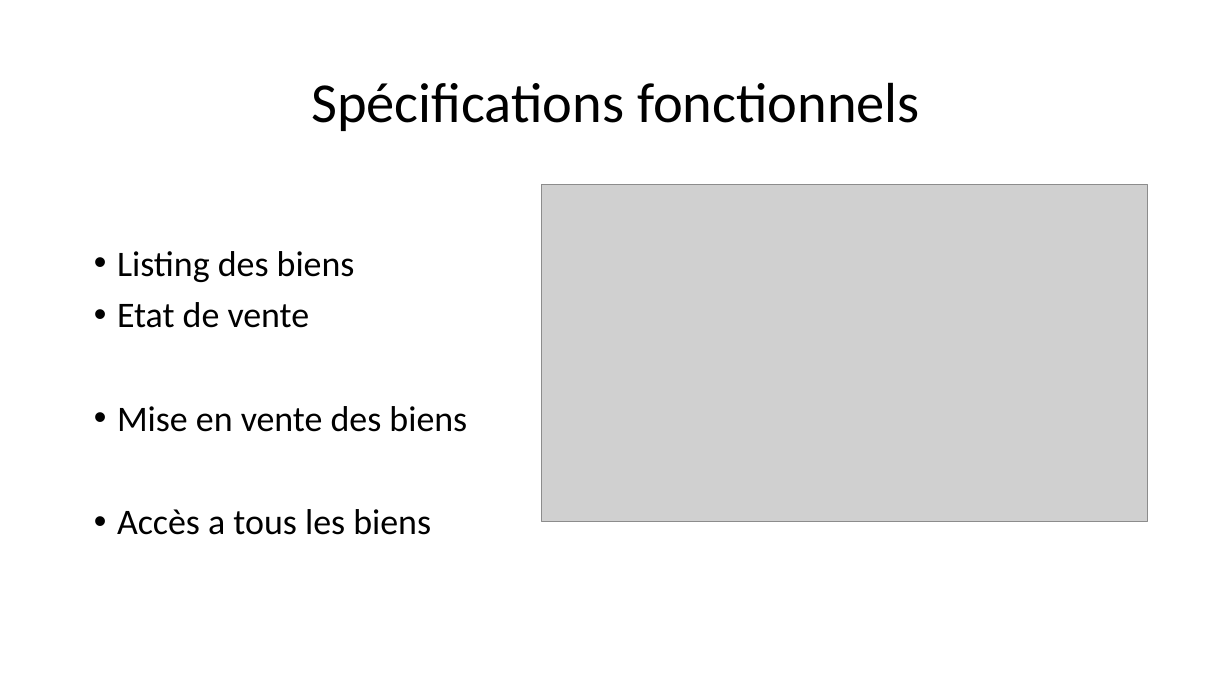
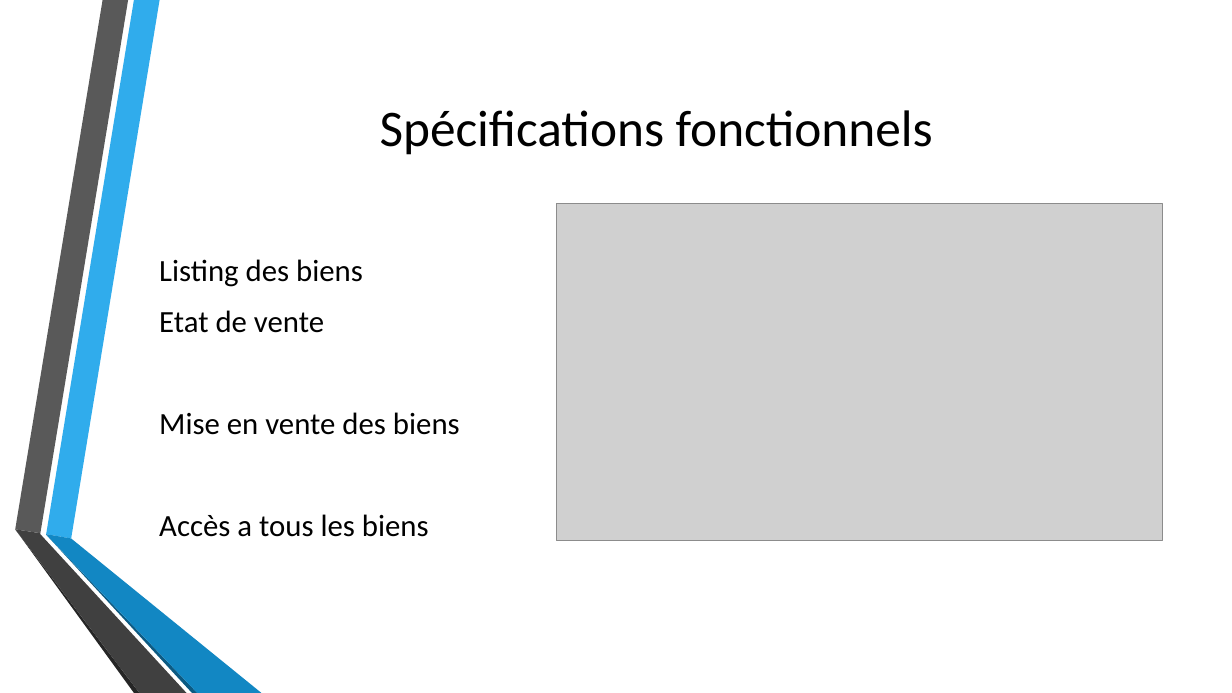
Before and after one commit to Thibaut-Comte/projetIT, a slide deck: slide 11 of PrésentationBourseEchangeSCPI.pptx. Drawn at 1232x693 pixels with LibreOffice and Linux fonts; fonts in the diff are those of the drawing; grey boxes stand for pictures; background and template pictures are left out. Boxes give left, top, right and bottom in pixels: in the first picture for what was removed or moved away, otherwise in the second. Text is boxed around its words. In the diff, an @@ line names an element or a change of style, - is before the commit and + after.

```diff
--- a/PrésentationBourseEchangeSCPI.pptx
+++ b/PrésentationBourseEchangeSCPI.pptx
@@ text "Spécifications fonctionnels": place and size @@
-text "Spécifications fonctionnels" at [311,82,920,131]
+text "Spécifications fonctionnels" at [380,110,933,155]
@@ text "Spécifications fonctionnels" at [380,110,933,155]: size 44 to 40 pt; line spacing 0.9 to 1 @@
@@ text "Listing des biens": place and size @@
-text "Listing des biens" at [117,251,467,535]
+text "Listing des biens" at [159,259,460,537]
@@ text "Listing des biens" at [159,259,460,537]: size 28 to 24 pt; bullet • to none; line spacing 0.9 to 1; vertical alignment top to middle @@
@@ picture: place and size @@
-picture at [542,185,1148,521]
+picture at [556,204,1163,541]
@@ group added at [15,0,262,693]: 6 freeform shapes @@
```
Also in this commit, not shown: 19 other slides changed.
